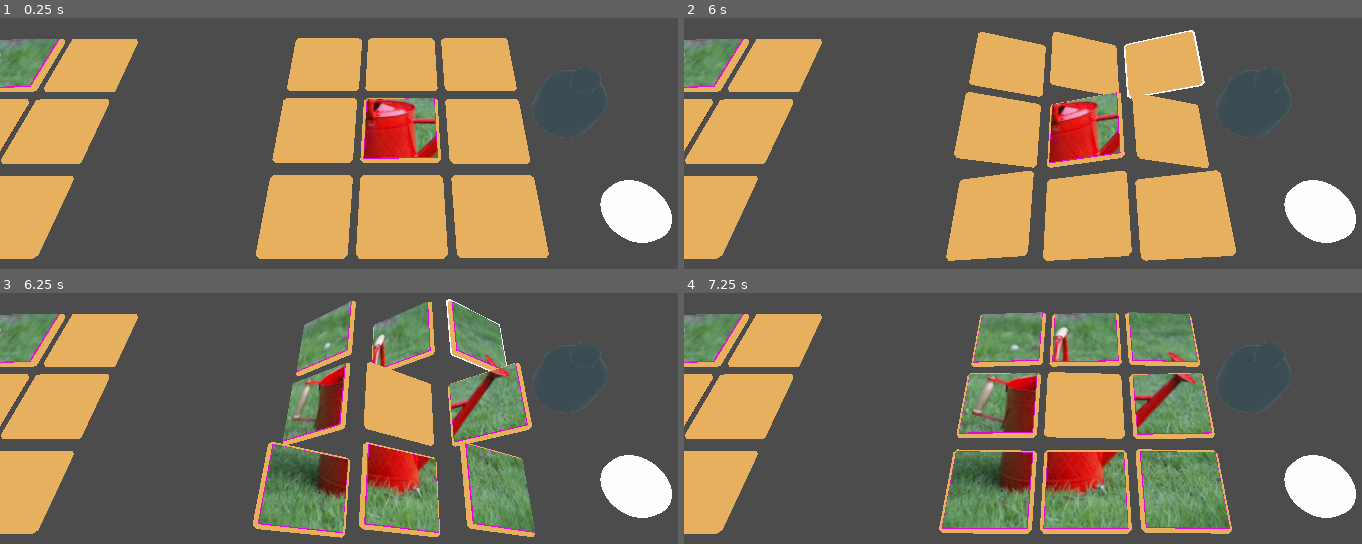
Above: before the commit, frames 1-4 (two rows, left to right).
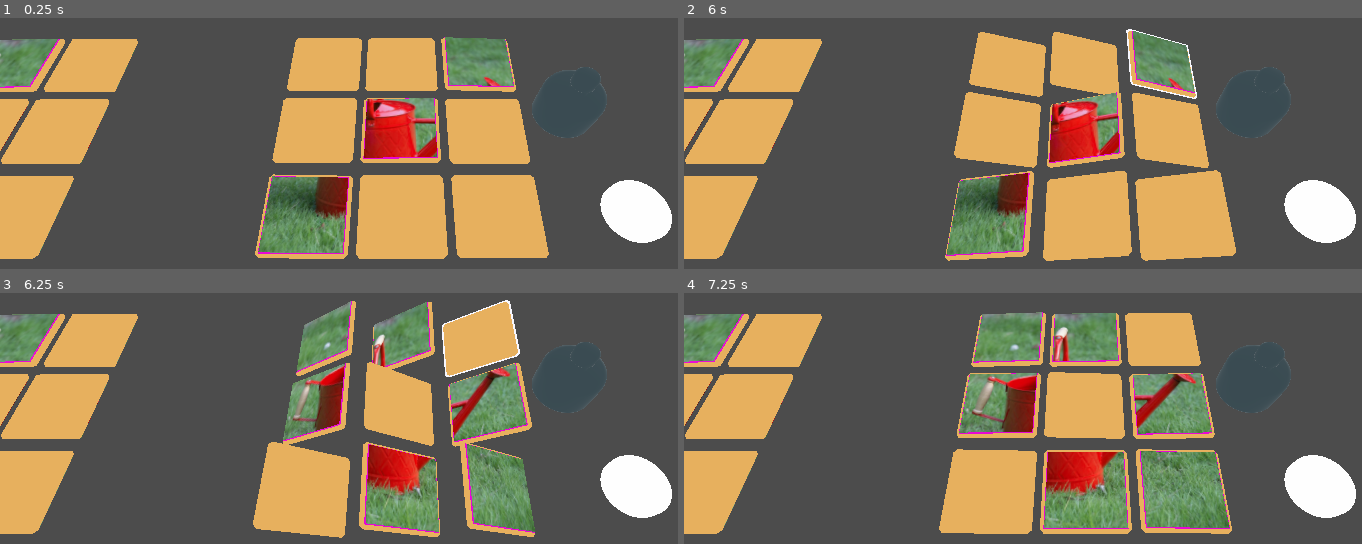
Above: after the commit, the same moments.

Repository: nheeb/OrbinTime
Game: Godot game, scene res://TileFlipPuzzleTest.tscn
Same seed, same stepped clock (60 frames per second), same inputs: the game is played once before the commit and once after it. This scene is started directly instead of the project's main scene. Sound files missing from this copy of the repository are replaced by a short silence.
Inputs (mouse positions are in pixels of both pictures, inside the frame that each line leads up to):
- Up to frame 1 (0.25 s): no input
- Up to frame 2 (6 s): tap Enter at 0.5, 2, 3.5 s; move the mouse to (1043, 266) at 0.52 s; tap T (clear_selection) at 0.6, 2.85, 5.1 s; click (1043, 266) at 0.67 s; tap Space at 1.25, 2.75, 4.25 s; move the mouse to (1321, 243) at 1.27 s; tap E (ending) at 1.35, 3.6, 5.85 s; click (1321, 243) at 1.42 s; move the mouse to (846, 103) at 2.02 s; tap R (teleport_orb) at 2.1, 4.35 s; click (846, 103) at 2.17 s; move the mouse to (1124, 173) at 2.77 s; click (1124, 173) at 2.92 s; move the mouse to (961, 55) at 3.52 s; click (961, 55) at 3.67 s; move the mouse to (1260, 148) at 4.27 s; click (1260, 148) at 4.42 s; move the mouse to (921, 196) at 5.02 s; click (921, 196) at 5.17 s; move the mouse to (1165, 70) at 5.77 s; click (1165, 70) at 5.92 s
- Up to frame 3 (6.25 s): no input
- Up to frame 4 (7.25 s): move the mouse to (1043, 541) at 6.52 s; tap R (teleport_orb) at 6.6 s; click (1043, 541) at 6.67 s

The runs differ from the first frame. In frame 1, 5.6% of the frame differs, in the area x 37-77%, y 7-97%; in frame 2, 5.9%; in frame 3, 6.3%, in the area x 37-77%, y 2-98%; in frame 4, 5.6%.

Commit message:
marble sounds

Diff:
--- a/Logic/ImpossibleBoard.tscn
+++ b/Logic/ImpossibleBoard.tscn
@@ -8,6 +8,7 @@
 
 [node name="Tile11" parent="." instance=ExtResource( 1 )]
 transform = Transform( 1, 8.74228e-08, 8.74228e-08, 8.74228e-08, -1, 7.64274e-15, 8.74228e-08, 0, -1, 1.95376, 1.15424e-07, -1.03148 )
+flipped_in_beginning = true
 
 [node name="Tile12" parent="." instance=ExtResource( 1 )]
 transform = Transform( 1, 8.74228e-08, 8.74228e-08, 8.74228e-08, -1, 7.64274e-15, 8.74228e-08, 0, -1, 0.636588, 2.73587e-10, -1.02796 )
@@ -33,3 +34,4 @@
 
 [node name="Tile33" parent="." instance=ExtResource( 1 )]
 transform = Transform( 1, 8.74228e-08, 8.74228e-08, 8.74228e-08, -1, 7.64274e-15, 8.74228e-08, 0, -1, -0.670086, -1.1396e-07, 1.71132 )
+flipped_in_beginning = true
--- a/Objects/Orb.tscn
+++ b/Objects/Orb.tscn
@@ -1,10 +1,12 @@
-[gd_scene load_steps=9 format=2]
+[gd_scene load_steps=11 format=2]
 
 [ext_resource path="res://Models/OrbBlackModel.tscn" type="PackedScene" id=1]
 [ext_resource path="res://Objects/Orb.gd" type="Script" id=2]
 [ext_resource path="res://Assets/Sound/ocean_sound.ogg" type="AudioStream" id=3]
 [ext_resource path="res://Assets/Sound/mountain_sound.ogg" type="AudioStream" id=4]
 [ext_resource path="res://Assets/Sound/forest_sound.ogg" type="AudioStream" id=5]
+[ext_resource path="res://Assets/Sound/marble_rolling_2.ogg" type="AudioStream" id=6]
+[ext_resource path="res://Assets/Sound/marble_colliding.ogg" type="AudioStream" id=7]
 
 [sub_resource type="SphereShape" id=1]
 radius = 1.21857
@@ -73,9 +75,9 @@
 stream = ExtResource( 5 )
 
 [node name="Roll" type="AudioStreamPlayer" parent="."]
-stream = ExtResource( 4 )
+stream = ExtResource( 6 )
 
 [node name="Klack" type="AudioStreamPlayer" parent="."]
-stream = ExtResource( 3 )
+stream = ExtResource( 7 )
 
 [connection signal="body_entered" from="." to="." method="_on_Orb_body_entered"]
Not shown, added: Assets/Sound/marble_colliding.ogg.import
Not shown, added: Assets/Sound/marble_rolling.ogg.import
Not shown, added: Assets/Sound/marble_rolling_2.ogg.import
Not shown, added: Assets/Sound/marble_colliding.ogg
Not shown, added: Assets/Sound/marble_rolling.ogg
Not shown, added: Assets/Sound/marble_rolling_2.ogg
